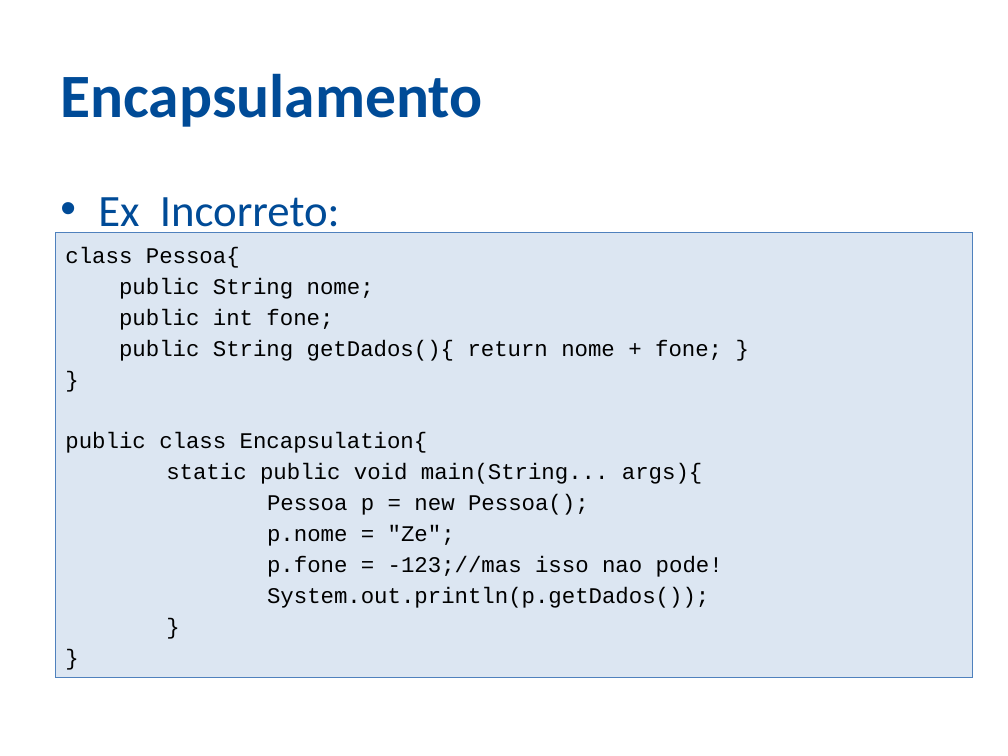
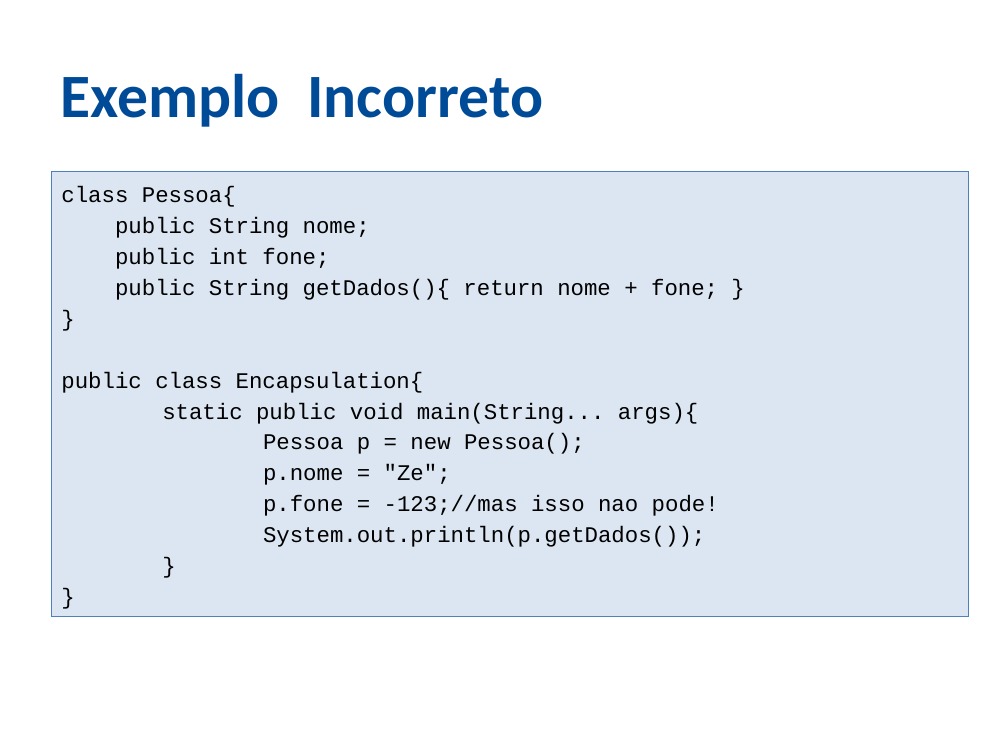
Before and after one commit to ozieljose/java6cert, a slide deck: slide 3 of slides/9-OO.pptx. Drawn at 1008x756 pixels with LibreOffice and Linux fonts; fonts in the diff are those of the drawing; background and template pictures are left out. Boxes give left, top, right and bottom in pixels: in the first picture for what was removed or moved away, otherwise in the second. Text is boxed around its words. In the diff, an @@ line names an element or a change of style, - is before the commit and + after.

```diff
--- a/slides/9-OO.pptx
+++ b/slides/9-OO.pptx
@@ title at (x1=60, y1=73, x2=543, y2=127): text changed @@
-Encapsulamento
+Exemplo Incorreto
@@ rectangle "class Pessoa{" moved from (x1=55, y1=233, x2=972, y2=678) to (x1=51, y1=171, x2=968, y2=617) @@
@@ text removed at (x1=98, y1=197, x2=340, y2=233) @@
-• Ex Incorreto:
```
Also in this commit, not shown: 27 other slides changed, 1 slide removed, 4 other files.
